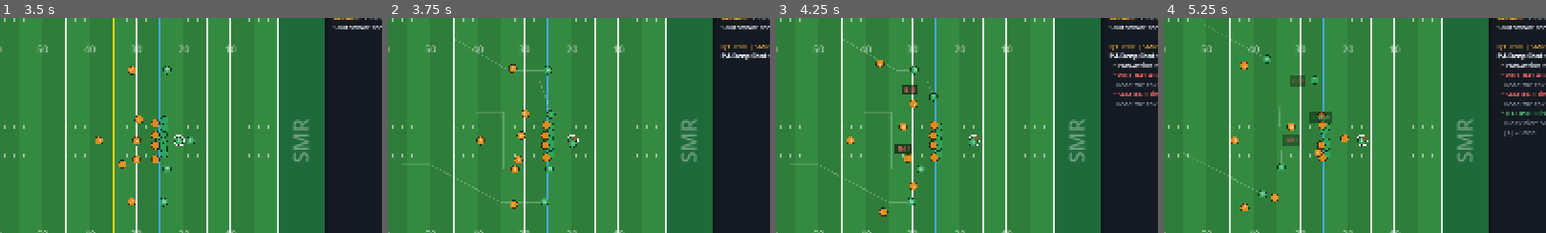
Above: before the commit, frames 1-4 (left to right).
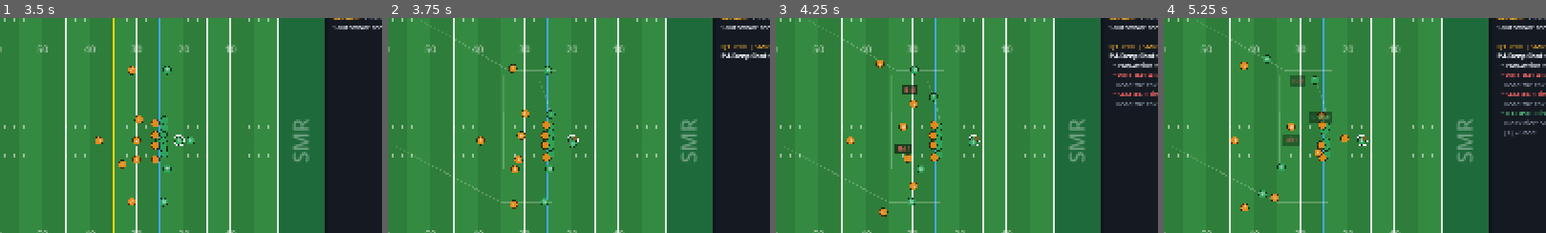
Above: after the commit, the same moments.

Repository: kylebess9/CollegeFootballGame
Game: Godot game, scene res://scenes/main.tscn
The game is run twice, just before and just after one commit, with the same random seed, the same clock (stepped at 60 frames per second) and the same inputs.
Inputs:
- Up to frame 1 (3.5 s): click "New Random Teams" at 0.5 s; click "New Random Teams" at 1.25 s; click "8 minutes" at 2 s; click "KICK OFF" at 2.75 s
- Up to frame 2 (3.75 s): click "Cover 3" at 3.5 s
- Up to frame 3 (4.25 s): no input
- Up to frame 4 (5.25 s): click "1.0x" at 4.25 s; click "Auto-call my plays" at 5 s
The pictures show only the part of the screen within x 32-82%, y 15-65%; the shares and areas given below are measured in that part.

Frame 1 is identical in both runs. In frame 2, 0.1% of the frame differs, in the area x 2-44%, y 3-87%; in frame 3, 0.2%; in frame 4, 0.5%.

Commit message:
Fix passing TDs being spotted at the 1, and route lines bending after the throw
- A catch in the end zone is now a touchdown immediately. Before, a defender
  next to the receiver could tackle him in the same instant, the play was
  recorded as a tackle, and the ball was spotted at the 1.
- A tackle past the goal line also counts as a touchdown (ball broke the plane),
  and GameState treats any gain reaching the end zone as a TD as a safety net.
- Catches beyond the end line or sideline are now incomplete.
- Route lines show the planned route captured at the snap instead of being drawn
  from each player's current position, so they no longer bend when a receiver
  breaks toward the ball.

Tested: tests/redzone_check.gd ran 3,150 plays from the opponent 12;
285 passing TDs, 0 plays ending in the end zone without a TD.

Co-Authored-By: Claude Opus 5.5 <noreply@anthropic.com>
Claude-Session: https://claude.ai/code/session_018bt1o3jxtN4yZc4hhA7q4e

Diff:
--- a/scripts/sim/game_state.gd
+++ b/scripts/sim/game_state.gd
@@ -76,6 +76,9 @@
 	rerolls[1 - off] = int(res["rerolls_def"])
 	var kind: String = res["kind"]
 	var yards: int = res["yards"]
+	# Safety net: any gain that reaches the end zone is a touchdown.
+	if kind in ["tackle", "oob"] and ball_on + yards >= 100.0:
+		kind = "td"
 	stats[off]["plays"] += 1
 	var runoff := float(res["duration"]) + (6.0 if bool(res["clock_stops"]) else 32.0)
 
--- a/scripts/sim/play_sim.gd
+++ b/scripts/sim/play_sim.gd
@@ -1091,6 +1091,9 @@
 	if not rec.is_up() or rec_dist > CATCH_REACH:
 		_end_incomplete("Pass incomplete, %s can't reach it" % rec.tag())
 		return
+	if ball_to.x > FIELD_LEN or ball_to.y < 0.0 or ball_to.y > FIELD_W:
+		_end_incomplete("Pass incomplete, caught out of bounds")
+		return
 	var marks := 0
 	for d in defenders():
 		if d.is_free() and d.pos.distance_to(rec.pos) <= ZONE_RANGE:
@@ -1120,6 +1123,8 @@
 	rec.path_index = 0
 	for d in defenders():
 		d.pursue_at = minf(d.pursue_at, t + d.react_time)
+	if rec.pos.x >= OPP_GOAL:
+		_touchdown(rec)
 
 
 func _start_turnover(new_holder: SimActor) -> void:
@@ -1229,9 +1234,7 @@
 		return
 	var c := holder
 	if c.side == SimActor.Side.OFFENSE and c.pos.x >= OPP_GOAL and not (c == qb and qb_in_pocket()):
-		_finish({"kind": "td", "end_x": OPP_GOAL, "turnover": false, "clock_stops": true,
-			"text": "TOUCHDOWN %s!" % c.tag()})
-		_log("TOUCHDOWN!", c.pos, 1, "", "TOUCHDOWN")
+		_touchdown(c)
 		return
 	if c.side == SimActor.Side.DEFENSE and c.pos.x <= OWN_GOAL:
 		_finish({"kind": "def_td", "end_x": OWN_GOAL, "turnover": true, "clock_stops": true,
@@ -1245,6 +1248,12 @@
 
 # ---------------------------------------------------------------- finishing
 
+func _touchdown(c: SimActor) -> void:
+	_log("TOUCHDOWN!", c.pos, 1, "", "TOUCHDOWN")
+	_finish({"kind": "td", "end_x": OPP_GOAL, "turnover": false, "clock_stops": true,
+		"text": "TOUCHDOWN %s!" % c.tag()})
+
+
 func _end_tackled(c: SimActor, note: String, oob := false) -> void:
 	if c == null:
 		_end_incomplete("Whistle")
@@ -1253,6 +1262,10 @@
 	if turnover:
 		_finish({"kind": "int", "end_x": x, "turnover": true, "clock_stops": true,
 			"text": "Turnover, return ends at the spot"})
+		return
+	# Hit after crossing the goal line still counts: the ball broke the plane.
+	if x >= OPP_GOAL and c.side == SimActor.Side.OFFENSE and not (c == qb and qb_in_pocket()):
+		_touchdown(c)
 		return
 	if x <= OWN_GOAL:
 		_finish({"kind": "safety", "end_x": x, "turnover": false, "clock_stops": true, "text": "SAFETY!"})
--- a/scripts/ui/field_view.gd
+++ b/scripts/ui/field_view.gd
@@ -147,21 +147,39 @@
 		draw_circle(_origin + Vector2(los_abs, y) * s, s * 0.45, Color("#8b5a2b"))
 
 
+## Planned routes are captured once at the snap, so the lines stay fixed while the play
+## develops (players can then be seen breaking off their route, e.g. to go get a thrown ball).
+var _routes_for: PlaySim = null
+var _routes: Array = [] # each entry: PackedVector2Array of field points
+
+
+func _capture_routes() -> void:
+	_routes_for = sim
+	_routes.clear()
+	for a in sim.actors:
+		if a.side != SimActor.Side.OFFENSE or a.path.is_empty():
+			continue
+		if not (a.job == "route" or a.job == "rb_run"):
+			continue
+		var pts := PackedVector2Array([a.start_pos])
+		pts.append_array(PackedVector2Array(a.path))
+		if a.job == "route" and a.path_end == "go":
+			var last: Vector2 = a.path[a.path.size() - 1]
+			var before: Vector2 = a.start_pos if a.path.size() == 1 else a.path[a.path.size() - 2]
+			var dir := (last - before).normalized()
+			var ext := last + dir * 8.0
+			ext.y = clampf(ext.y, 1.0, FIELD_W - 1.0)
+			pts.append(ext)
+		_routes.append(pts)
+
+
 func _draw_routes() -> void:
-	for a in sim.actors:
-		if a.side != SimActor.Side.OFFENSE:
-			continue
-		if not (a.job == "route" or (a.job == "rb_run") or (a.job == "carry" and a.path_index < a.path.size())):
-			continue
-		var prev := to_screen(a.pos)
-		for i in range(a.path_index, a.path.size()):
-			var p := to_screen(a.path[i])
-			draw_line(prev, p, Color(1, 1, 1, 0.22), 2.0)
-			prev = p
-		if a.job == "route" and a.path_end == "go" and a.path.size() > 0:
-			var last := a.path[a.path.size() - 1]
-			var tip := to_screen(last + a.path_dir * 6.0)
-			draw_line(prev, tip, Color(1, 1, 1, 0.12), 2.0)
+	if _routes_for != sim:
+		_capture_routes()
+	for pts in _routes:
+		for i in range(1, pts.size()):
+			var alpha := 0.12 if i == pts.size() - 1 and pts.size() > 2 else 0.22
+			draw_line(to_screen(pts[i - 1]), to_screen(pts[i]), Color(1, 1, 1, alpha), 2.0)
 
 
 func _draw_players() -> void:
